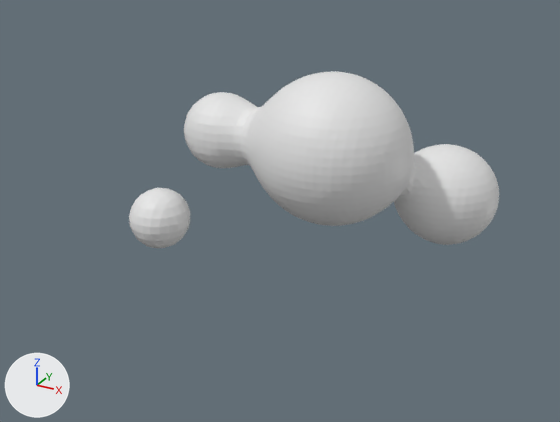
What one commit did to the OBJ model Assets/Models/Stomach/ventre_0010.obj.
The view is the same before and after, from a 50 mm camera at (70.0, -134.6, 66.9) aimed at (-3.5, -0.8, 0.0). The axes (+X, +Y, +Z) are drawn at lower left. The lights are the same throughout. Where no turn or scale is listed for an object, it has been applied to the vertices. Vertices at the same position are counted once.

In view in the first picture: 'ventre_0010'.
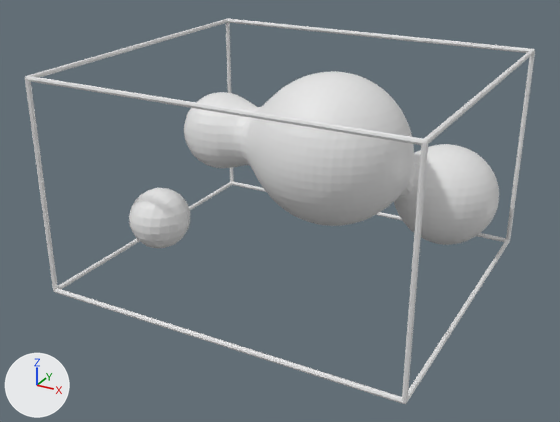
Where the change shows, as pixel boxes (x1, y1, x2, y2) in the pictures (560 x 422 px):
'ventre_0010', reshaped
    before: (129, 71, 499, 248)
    after: (25, 18, 535, 404)
part 1 of me_ventre_0010, added
    after: (25, 18, 535, 404)

The edits, one by one:
me_ventre_0010 is used by ob_ventre_0010; location (0.0, 0.0, 0.0).
me_ventre_0010 had 3520 vertices, 4312 faces and spanned x -32.3..36.6, y -25.2..34.8, z -36.5..31.0.
me_ventre_0010 now has 3714 vertices, 4664 faces and spans x -38.4..38.4, y -34.6..34.8, z -12.7..32.5.
me_ventre_0010 part 1: a new loose piece of 208 vertices spanning x -38.4..38.4, y -34.6..34.6, z -12.7..32.5.
